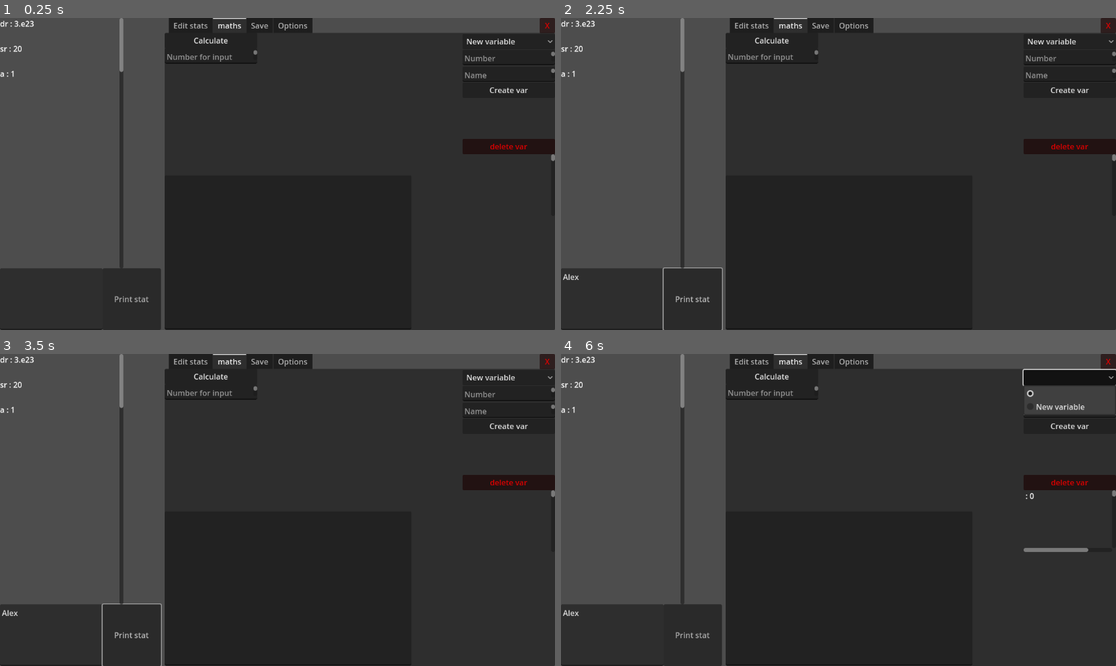
Above: before the commit, frames 1-4 (two rows, left to right).
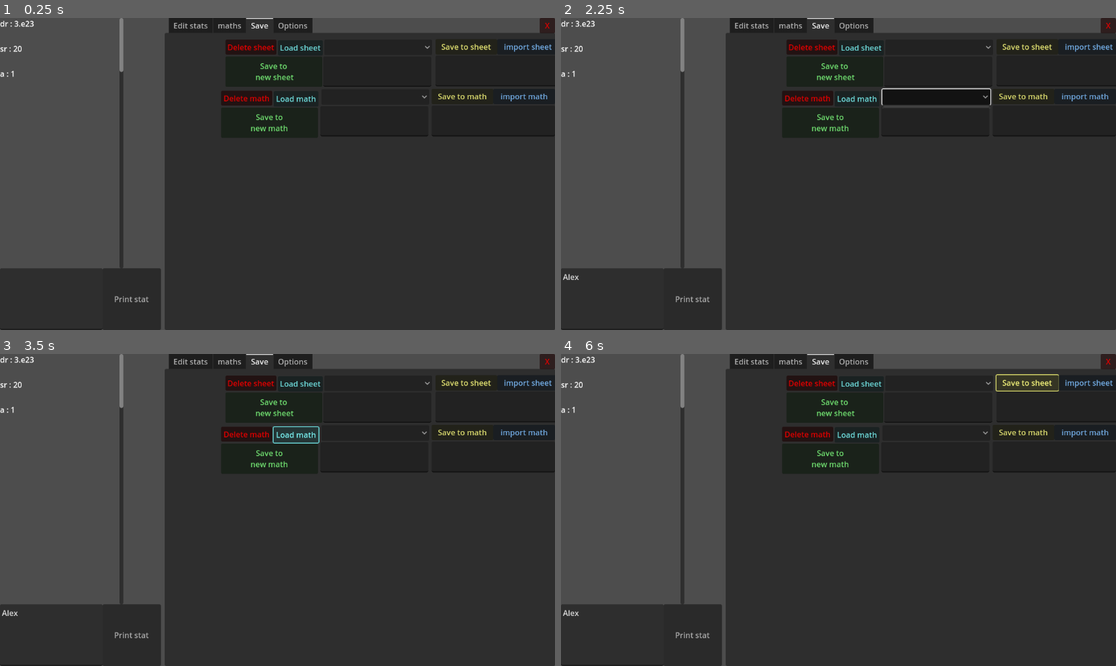
Above: after the commit, the same moments.

Repository: Random31234/huge-numbers-2.0
Game: Godot game, scene res://scenes/main.tscn
Two runs of this game, one before a commit and one after it. Both use one fixed random seed, a clock stepped at 60 frames per second and the inputs below.
Inputs (mouse positions are in pixels of both pictures, inside the frame that each line leads up to):
- Up to frame 1 (0.25 s): no input
- Up to frame 2 (2.25 s): click (610, 298) at 0.52 s; type "Alex" at 0.6 s; click "Print stat" at 1.25 s; click (938, 96) at 2.02 s
- Up to frame 3 (3.5 s): click (294, 435) at 2.75 s, where only the run after the commit has a clickable "Load math"
- Up to frame 4 (6 s): click (832, 460) at 3.5 s, where only the run after the commit has a clickable "Save to new math"; click (1021, 432) at 4.25 s, where only the run after the commit has a clickable "Save to math"; click (1082, 432) at 5 s, where only the run after the commit has a clickable "import math"; click (1027, 382) at 5.75 s, where only the run after the commit has a clickable "Save to sheet"

The runs differ from the first frame. In frame 1, 3.0% of the frame differs, in the area x 29-100%, y 0-100%; in frame 2, 4.1%; in frame 3, 3.2%; in frame 4, 4.9%.

Commit message:
Reorganization of save system

Diff:
--- a/scenes/main.tscn
+++ b/scenes/main.tscn
@@ -74,12 +74,13 @@
 offset_bottom = 648.0
 text = "Print stat"
 
-[node name="stat Storage Node" type="Node" parent="." node_paths=PackedStringArray("statBox", "errorBox")]
+[node name="stat Storage Node" type="Node" parent="." node_paths=PackedStringArray("statBox", "errorBox", "maths")]
 script = ExtResource("1_7y165")
 names = Array[String](["dr", "sr", "a"])
 values = Array[ExtResource("4_kxll6")]([SubResource("Resource_36vgc"), SubResource("Resource_urerf"), SubResource("Resource_37l18")])
 statBox = NodePath("../stats scroll container/VBoxContainer")
 errorBox = NodePath("../Print node/TextEdit")
+maths = NodePath("../math Storage Node")
 
 [node name="math Storage Node" type="Node" parent="." node_paths=PackedStringArray("stat", "textBox")]
 script = ExtResource("2_0oss8")
@@ -111,7 +112,7 @@
 offset_left = 342.0
 offset_right = 1152.0
 offset_bottom = 648.0
-current_tab = 1
+current_tab = 2
 
 [node name="Edit stats" type="Control" parent="TabContainer"]
 visible = false
@@ -342,6 +343,7 @@
 "
 
 [node name="maths" type="Control" parent="TabContainer"]
+visible = false
 layout_mode = 2
 script = ExtResource("10_jxg4m")
 metadata/_tab_index = 1
@@ -729,11 +731,89 @@
 offset_bottom = 616.0
 
 [node name="Save" type="Control" parent="TabContainer"]
-visible = false
 layout_mode = 2
 metadata/_tab_index = 2
 
-[node name="Save stats" type="Button" parent="TabContainer/Save"]
+[node name="maths" type="Control" parent="TabContainer/Save"]
+anchors_preset = 0
+offset_right = 40.0
+offset_bottom = 40.0
+
+[node name="maths selector" type="OptionButton" parent="TabContainer/Save/maths"]
+layout_mode = 0
+offset_left = 325.0
+offset_top = 117.0
+offset_right = 549.0
+offset_bottom = 149.0
+
+[node name="maths name" type="TextEdit" parent="TabContainer/Save/maths"]
+layout_mode = 0
+offset_left = 323.0
+offset_top = 152.0
+offset_right = 547.0
+offset_bottom = 215.0
+
+[node name="load maths" type="Button" parent="TabContainer/Save/maths"]
+modulate = Color(0.501961, 1, 1, 1)
+layout_mode = 0
+offset_left = 226.0
+offset_top = 121.0
+offset_right = 319.0
+offset_bottom = 153.0
+text = "Load math"
+
+[node name="save to new math" type="Button" parent="TabContainer/Save/maths"]
+modulate = Color(0.501961, 1, 0.501961, 1)
+layout_mode = 0
+offset_left = 117.0
+offset_top = 155.0
+offset_right = 318.0
+offset_bottom = 218.0
+text = "Save to
+new math"
+
+[node name="delete math" type="Button" parent="TabContainer/Save/maths"]
+modulate = Color(1, 0, 0, 1)
+layout_mode = 0
+offset_left = 117.0
+offset_top = 120.0
+offset_right = 223.0
+offset_bottom = 151.0
+text = "Delete math"
+
+[node name="Save calculation" type="Button" parent="TabContainer/Save/maths"]
+modulate = Color(1, 1, 0.501961, 1)
+layout_mode = 0
+offset_left = 554.0
+offset_top = 116.0
+offset_right = 682.0
+offset_bottom = 148.0
+text = "Save to math"
+
+[node name="load calculation" type="Button" parent="TabContainer/Save/maths"]
+modulate = Color(0.501961, 0.752941, 1, 1)
+layout_mode = 0
+offset_left = 682.0
+offset_top = 116.0
+offset_right = 810.0
+offset_bottom = 148.0
+text = "import math
+"
+
+[node name="Save maths display" type="TextEdit" parent="TabContainer/Save/maths"]
+custom_minimum_size = Vector2(256, 64)
+layout_mode = 0
+offset_left = 554.0
+offset_top = 151.0
+offset_right = 810.0
+offset_bottom = 215.0
+
+[node name="sheets" type="Control" parent="TabContainer/Save"]
+anchors_preset = 0
+offset_right = 40.0
+offset_bottom = 40.0
+
+[node name="Save stats" type="Button" parent="TabContainer/Save/sheets"]
 modulate = Color(1, 1, 0.501961, 1)
 layout_mode = 0
 offset_left = 562.0
@@ -742,7 +822,7 @@
 offset_bottom = 45.0
 text = "Save to sheet"
 
-[node name="Import sheet" type="Button" parent="TabContainer/Save"]
+[node name="Import sheet" type="Button" parent="TabContainer/Save/sheets"]
 modulate = Color(0.501961, 0.752941, 1, 1)
 layout_mode = 0
 offset_left = 690.0
@@ -751,26 +831,7 @@
 offset_bottom = 45.0
 text = "import sheet"
 
-[node name="Save calculation" type="Button" parent="TabContainer/Save"]
-modulate = Color(1, 1, 0.501961, 1)
-layout_mode = 0
-offset_left = 562.0
-offset_top = 116.0
-offset_right = 690.0
-offset_bottom = 148.0
-text = "Save to math"
-
-[node name="load calculation" type="Button" parent="TabContainer/Save"]
-modulate = Color(0.501961, 0.752941, 1, 1)
-layout_mode = 0
-offset_left = 690.0
-offset_top = 116.0
-offset_right = 818.0
-offset_bottom = 148.0
-text = "import math
-"
-
-[node name="Save stats display" type="TextEdit" parent="TabContainer/Save"]
+[node name="Save stats display" type="TextEdit" parent="TabContainer/Save/sheets"]
 custom_minimum_size = Vector2(256, 64)
 layout_mode = 0
 offset_left = 562.0
@@ -778,29 +839,21 @@
 offset_right = 818.0
 offset_bottom = 111.0
 
-[node name="Save maths display" type="TextEdit" parent="TabContainer/Save"]
-custom_minimum_size = Vector2(256, 64)
-layout_mode = 0
-offset_left = 562.0
-offset_top = 151.0
-offset_right = 818.0
-offset_bottom = 215.0
-
-[node name="Save selector" type="OptionButton" parent="TabContainer/Save"]
+[node name="Save selector" type="OptionButton" parent="TabContainer/Save/sheets"]
 layout_mode = 0
 offset_left = 331.0
 offset_top = 14.0
 offset_right = 555.0
 offset_bottom = 46.0
 
-[node name="StatsFileName" type="TextEdit" parent="TabContainer/Save"]
+[node name="StatsFileName" type="TextEdit" parent="TabContainer/Save/sheets"]
 layout_mode = 0
 offset_left = 329.0
 offset_top = 49.0
 offset_right = 553.0
 offset_bottom = 112.0
 
-[node name="load sheet" type="Button" parent="TabContainer/Save"]
+[node name="load sheet" type="Button" parent="TabContainer/Save/sheets"]
 modulate = Color(0.501961, 1, 1, 1)
 layout_mode = 0
 offset_left = 235.0
@@ -809,7 +862,7 @@
 offset_bottom = 47.0
 text = "Load sheet"
 
-[node name="Save to new sheet" type="Button" parent="TabContainer/Save"]
+[node name="Save to new sheet" type="Button" parent="TabContainer/Save/sheets"]
 modulate = Color(0.501961, 1, 0.501961, 1)
 layout_mode = 0
 offset_left = 126.0
@@ -819,7 +872,7 @@
 text = "Save to
  new sheet"
 
-[node name="Delete sheet" type="Button" parent="TabContainer/Save"]
+[node name="Delete sheet" type="Button" parent="TabContainer/Save/sheets"]
 modulate = Color(1, 0, 0, 1)
 layout_mode = 0
 offset_left = 126.0
@@ -827,48 +880,6 @@
 offset_right = 232.0
 offset_bottom = 45.0
 text = "Delete sheet"
-
-[node name="maths selector" type="OptionButton" parent="TabContainer/Save"]
-layout_mode = 0
-offset_left = 333.0
-offset_top = 117.0
-offset_right = 557.0
-offset_bottom = 149.0
-
-[node name="maths name" type="TextEdit" parent="TabContainer/Save"]
-layout_mode = 0
-offset_left = 331.0
-offset_top = 152.0
-offset_right = 555.0
-offset_bottom = 215.0
-
-[node name="load maths" type="Button" parent="TabContainer/Save"]
-modulate = Color(0.501961, 1, 1, 1)
-layout_mode = 0
-offset_left = 234.0
-offset_top = 121.0
-offset_right = 327.0
-offset_bottom = 153.0
-text = "Load math"
-
-[node name="save to new math" type="Button" parent="TabContainer/Save"]
-modulate = Color(0.501961, 1, 0.501961, 1)
-layout_mode = 0
-offset_left = 125.0
-offset_top = 155.0
-offset_right = 326.0
-offset_bottom = 218.0
-text = "Save to
-new math"
-
-[node name="delete math" type="Button" parent="TabContainer/Save"]
-modulate = Color(1, 0, 0, 1)
-layout_mode = 0
-offset_left = 125.0
-offset_top = 120.0
-offset_right = 231.0
-offset_bottom = 151.0
-text = "Delete math"
 
 [node name="Options" type="Control" parent="TabContainer"]
 visible = false
@@ -969,16 +980,16 @@
 [connection signal="button_down" from="TabContainer/maths/calculations/Legacy input system2/calculation button" to="TabContainer/maths/calculations/Legacy input system2" method="pressed"]
 [connection signal="input" from="TabContainer/maths/calculations/input system" to="TabContainer/maths/calculations" method="calc"]
 [connection signal="button_down" from="TabContainer/maths/calculations/input system/calculation button" to="TabContainer/maths/calculations/input system" method="pressed"]
-[connection signal="button_down" from="TabContainer/Save/Save stats" to="." method="saveStats"]
-[connection signal="button_down" from="TabContainer/Save/Import sheet" to="." method="importSheet"]
-[connection signal="button_down" from="TabContainer/Save/Save calculation" to="." method="saveMath"]
-[connection signal="button_down" from="TabContainer/Save/load calculation" to="." method="importMath"]
-[connection signal="button_down" from="TabContainer/Save/load sheet" to="." method="loadsheet"]
-[connection signal="button_down" from="TabContainer/Save/Save to new sheet" to="." method="savenewsheet"]
-[connection signal="button_down" from="TabContainer/Save/Delete sheet" to="." method="deletesheet"]
-[connection signal="button_down" from="TabContainer/Save/load maths" to="." method="loadMaths"]
-[connection signal="button_down" from="TabContainer/Save/save to new math" to="." method="saveNewMath"]
-[connection signal="button_down" from="TabContainer/Save/delete math" to="." method="deleteMaths"]
+[connection signal="button_down" from="TabContainer/Save/maths/load maths" to="." method="loadMaths"]
+[connection signal="button_down" from="TabContainer/Save/maths/save to new math" to="." method="saveNewMath"]
+[connection signal="button_down" from="TabContainer/Save/maths/delete math" to="." method="deleteMaths"]
+[connection signal="button_down" from="TabContainer/Save/maths/Save calculation" to="." method="saveMath"]
+[connection signal="button_down" from="TabContainer/Save/maths/load calculation" to="." method="importMath"]
+[connection signal="button_down" from="TabContainer/Save/sheets/Save stats" to="." method="saveStats"]
+[connection signal="button_down" from="TabContainer/Save/sheets/Import sheet" to="." method="importSheet"]
+[connection signal="button_down" from="TabContainer/Save/sheets/load sheet" to="." method="loadsheet"]
+[connection signal="button_down" from="TabContainer/Save/sheets/Save to new sheet" to="." method="savenewsheet"]
+[connection signal="button_down" from="TabContainer/Save/sheets/Delete sheet" to="." method="deletesheet"]
 [connection signal="item_selected" from="TabContainer/Options/OptionButton" to="TabContainer/Options/OptionButton" method="TopicSelected"]
 [connection signal="toggled" from="TabContainer/Options/Swappable" to="stat Storage Node" method="swappableT"]
 [connection signal="toggled" from="TabContainer/Options/Swappable" to="math Storage Node" method="swappableT"]
Not shown, changed: Documentation folder/Documentation.txt
